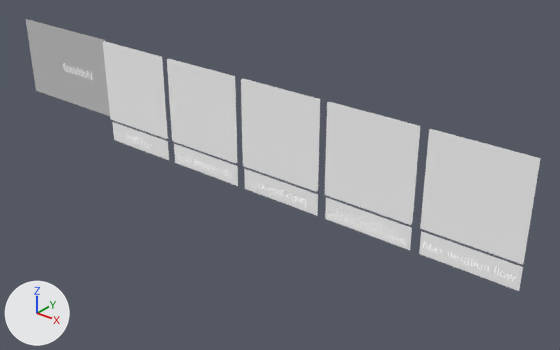
What one commit did to the glTF model Tests/Interactivity/flow/doN/glTF-Binary/doN.glb.
Rendered twice from a 50 mm camera at (6.83, -5.78, 3.12) aimed at (1.77, 0.53, -0.8). The axes (+X, +Y, +Z) are drawn at lower left. The lights are the same throughout. The older version comes first. Where no turn or scale is listed for an object, it has been applied to the vertices.

In view in the first picture: 'Fail', 'Fail.001', 'Fail.002', 'Fail.003', 'Fail.004', 'Quad', 'Quad.001', 'Quad.002', 'Quad.003', 'Quad.004', 'Quad.005' and 16 more.
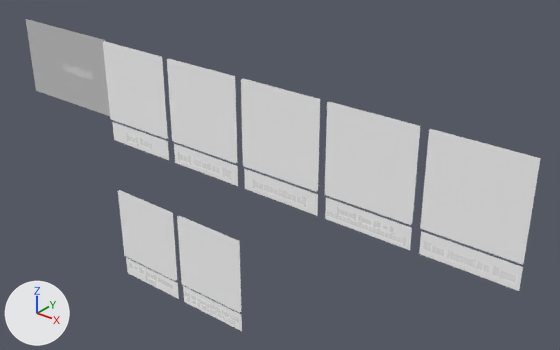
Changed parts and their boxes [x1, y1, x2, y2] in the pictures (560 x 350 px):
'Fail.006', added
    after: [177, 216, 240, 313]
'Pass.005', added
    after: [118, 191, 176, 281]
'Quad.007', added
    after: [183, 286, 242, 331]
'Quad.006', added
    after: [126, 258, 179, 299]
'Waiting.006', added
    after: [180, 216, 241, 311]
'Waiting.005', added
    after: [119, 190, 177, 280]
'Pass.006', added
    after: [179, 216, 241, 312]
'Fail.005', added
    after: [120, 191, 177, 278]

Patch to the scene script:
```diff
--- a/Tests/Interactivity/flow/doN/glTF-Binary/doN.glb.py
+++ b/Tests/Interactivity/flow/doN/glTF-Binary/doN.glb.py
@@ ob_quad_007 @@
+ob_quad_007 = bpy.data.objects.new('Quad.007', me_quad_001)
+ob_quad_007.parent = ob_checkbox__n__re_evaluated__raised_1____3_at_runtime__3x
+ob_quad_007.location = (0.0, 0.0, -0.663)
+ob_quad_007.rotation_euler = (0.0, 0.0, -3.142)  # degrees (0, 0, -180)
+ob_quad_007.scale = (1.0, 0.1, 0.251)
@@ ob_checkbox__n__re_evaluated__raised_1____3_at_runtime__3x @@
+ob_checkbox__n__re_evaluated__raised_1____3_at_runtime__3x = bpy.data.objects.new('CheckBox_[n] re-evaluated (raised 1 -> 3 at runtime, 3x)', None)
+ob_checkbox__n__re_evaluated__raised_1____3_at_runtime__3x.parent = ob_exporter
+ob_checkbox__n__re_evaluated__raised_1____3_at_runtime__3x.location = (1.1, 0.0, -2.0)
+ob_checkbox__n__re_evaluated__raised_1____3_at_runtime__3x.scale = (1.0, 0.05, 1.0)
@@ ob_waiting_006 @@
+ob_waiting_006 = bpy.data.objects.new('Waiting.006', me_waiting)
+ob_waiting_006.parent = ob_checkbox__n__re_evaluated__raised_1____3_at_runtime__3x
+ob_waiting_006.location = (0.0, 0.0, 0.0)
+ob_waiting_006.rotation_euler = (0.0, 0.0, 3.142)  # degrees (0, 0, 180)
@@ ob_pass_006 @@
+ob_pass_006 = bpy.data.objects.new('Pass.006', me_pass)
+ob_pass_006.parent = ob_checkbox__n__re_evaluated__raised_1____3_at_runtime__3x
+ob_pass_006.location = (0.0, 0.0, 0.0)
+ob_pass_006.rotation_euler = (0.0, 0.0, 3.142)  # degrees (0, 0, 180)
@@ ob_fail_006 @@
+ob_fail_006 = bpy.data.objects.new('Fail.006', me_fail)
+ob_fail_006.parent = ob_checkbox__n__re_evaluated__raised_1____3_at_runtime__3x
+ob_fail_006.location = (0.0, -0.5, 0.0)
+ob_fail_006.rotation_euler = (0.0, 0.0, 3.142)  # degrees (0, 0, 180)
@@ ob_quad_006 @@
+ob_quad_006 = bpy.data.objects.new('Quad.006', me_quad_001)
+ob_quad_006.parent = ob_checkbox_n___0___out__never_fires
+ob_quad_006.location = (0.0, 0.0, -0.663)
+ob_quad_006.rotation_euler = (0.0, 0.0, -3.142)  # degrees (0, 0, -180)
+ob_quad_006.scale = (1.0, 0.1, 0.251)
@@ ob_checkbox_n___0___out__never_fires @@
+ob_checkbox_n___0___out__never_fires = bpy.data.objects.new('CheckBox_N = 0: [out] never fires', None)
+ob_checkbox_n___0___out__never_fires.parent = ob_exporter
+ob_checkbox_n___0___out__never_fires.location = (0.0, 0.0, -2.0)
+ob_checkbox_n___0___out__never_fires.scale = (1.0, 0.05, 1.0)
@@ ob_waiting_005 @@
+ob_waiting_005 = bpy.data.objects.new('Waiting.005', me_waiting)
+ob_waiting_005.parent = ob_checkbox_n___0___out__never_fires
+ob_waiting_005.location = (0.0, 0.0, 0.0)
+ob_waiting_005.rotation_euler = (0.0, 0.0, 3.142)  # degrees (0, 0, 180)
@@ ob_pass_005 @@
+ob_pass_005 = bpy.data.objects.new('Pass.005', me_pass)
+ob_pass_005.parent = ob_checkbox_n___0___out__never_fires
+ob_pass_005.location = (0.0, -0.5, 0.0)
+ob_pass_005.rotation_euler = (0.0, 0.0, 3.142)  # degrees (0, 0, 180)
@@ ob_fail_005 @@
+ob_fail_005 = bpy.data.objects.new('Fail.005', me_fail)
+ob_fail_005.parent = ob_checkbox_n___0___out__never_fires
+ob_fail_005.location = (0.0, 0.0, 0.0)
+ob_fail_005.rotation_euler = (0.0, 0.0, 3.142)  # degrees (0, 0, 180)
```
